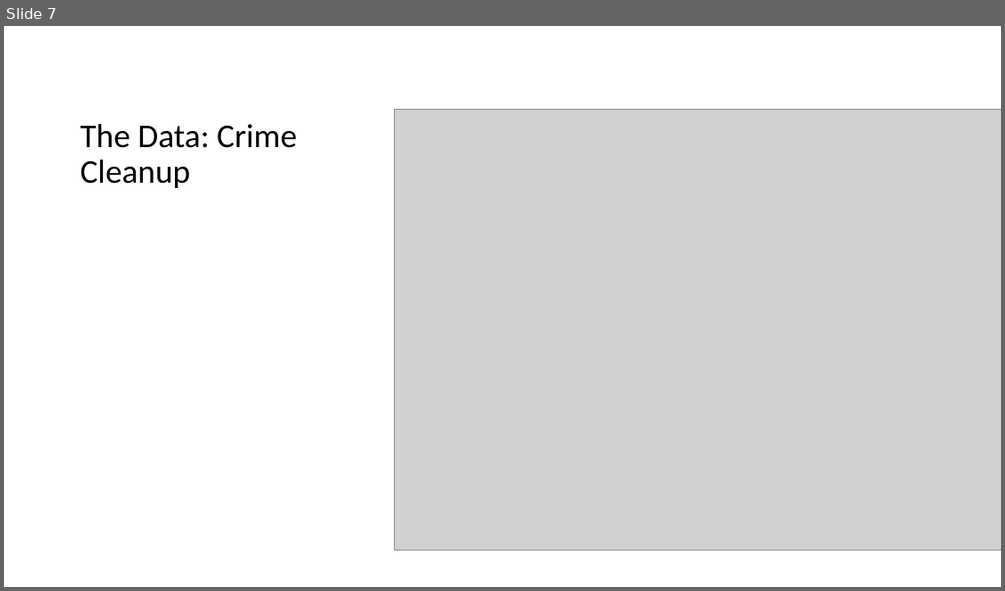
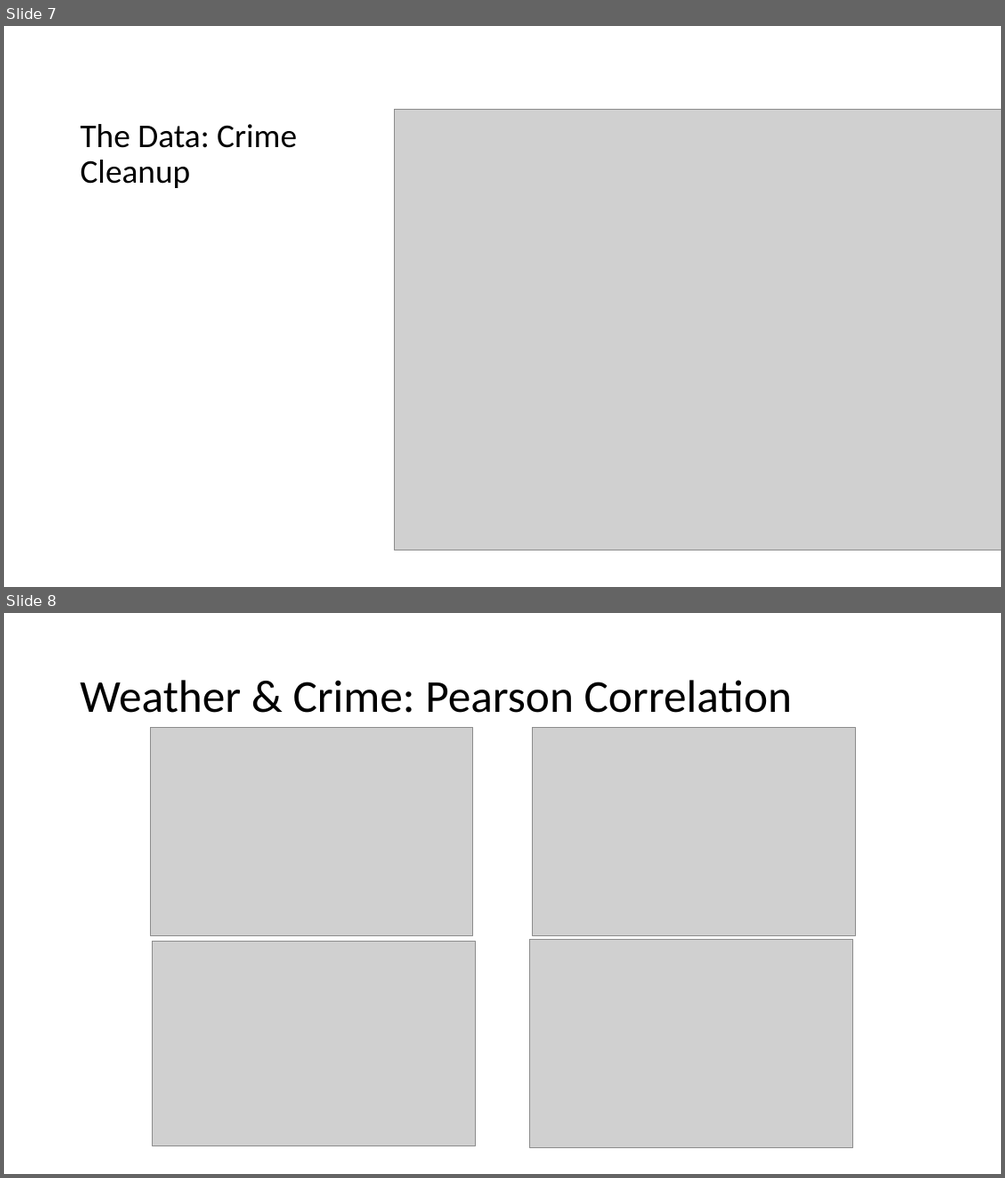
Before and after one commit to franciscohohn/Project_1, a slide deck: Weather_vs_Crime.pptx. Shown one above the other, each under a label of ours: slide 7 before the commit, slides 7 and 8 after it. The pictures are 1005x591 and 1005x1178 pixels, drawn with LibreOffice and Linux fonts; fonts in the diff are those of the drawing; grey boxes stand for pictures. Boxes give left, top, right and bottom in pixels: in the first picture for what was removed or moved away, otherwise in the second. Text is boxed around its words. In the diff, an @@ line names an element or a change of style, - is before the commit and + after.

Commit message:
added graphs to ppt

```diff
--- a/Weather_vs_Crime.pptx
+++ b/Weather_vs_Crime.pptx
@@ slide 8 added at box(4, 613, 1001, 1174), background #FFFFFF @@
@@ title added at box(80, 680, 792, 713), 44 pt, text #000000 @@
+Weather & Crime: Pearson Correlation
@@ picture added at box(150, 728, 473, 935) @@
@@ picture added at box(532, 728, 855, 936) @@
@@ picture added at box(152, 941, 475, 1146) @@
@@ picture added at box(530, 939, 853, 1148) @@
```
